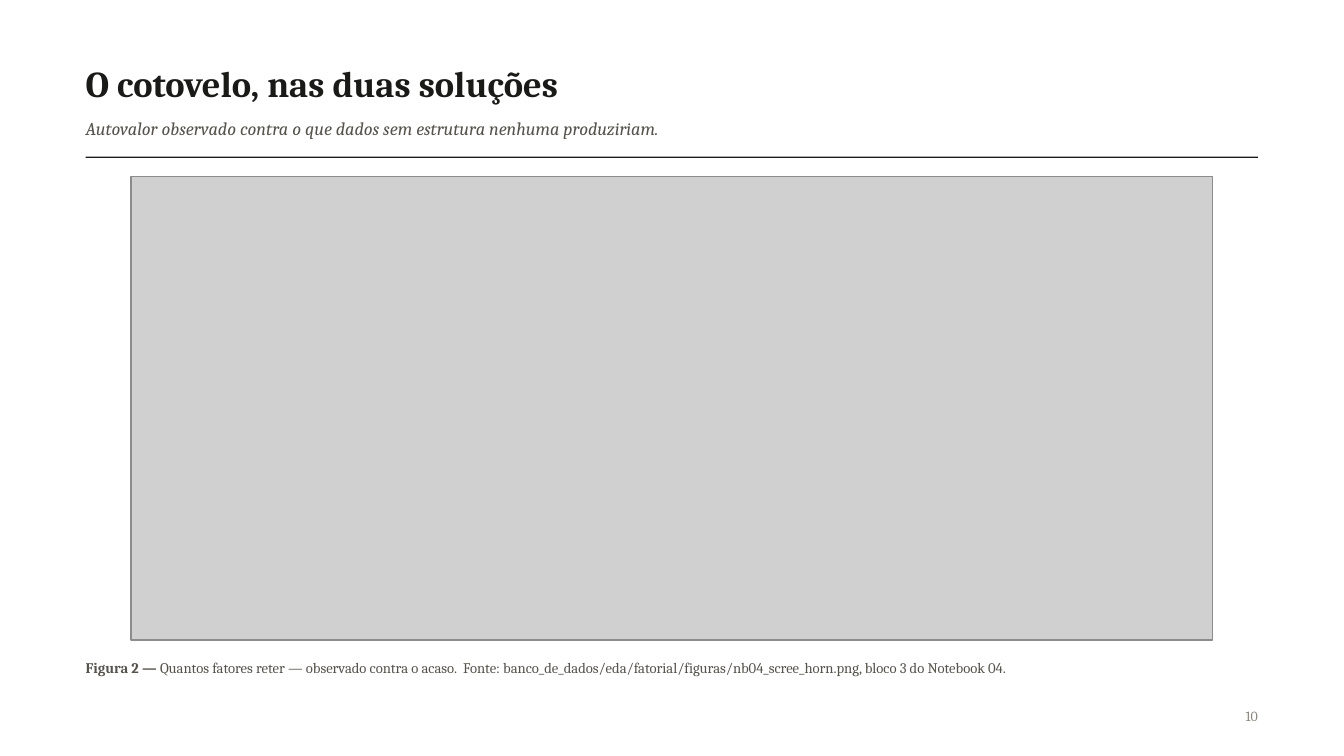
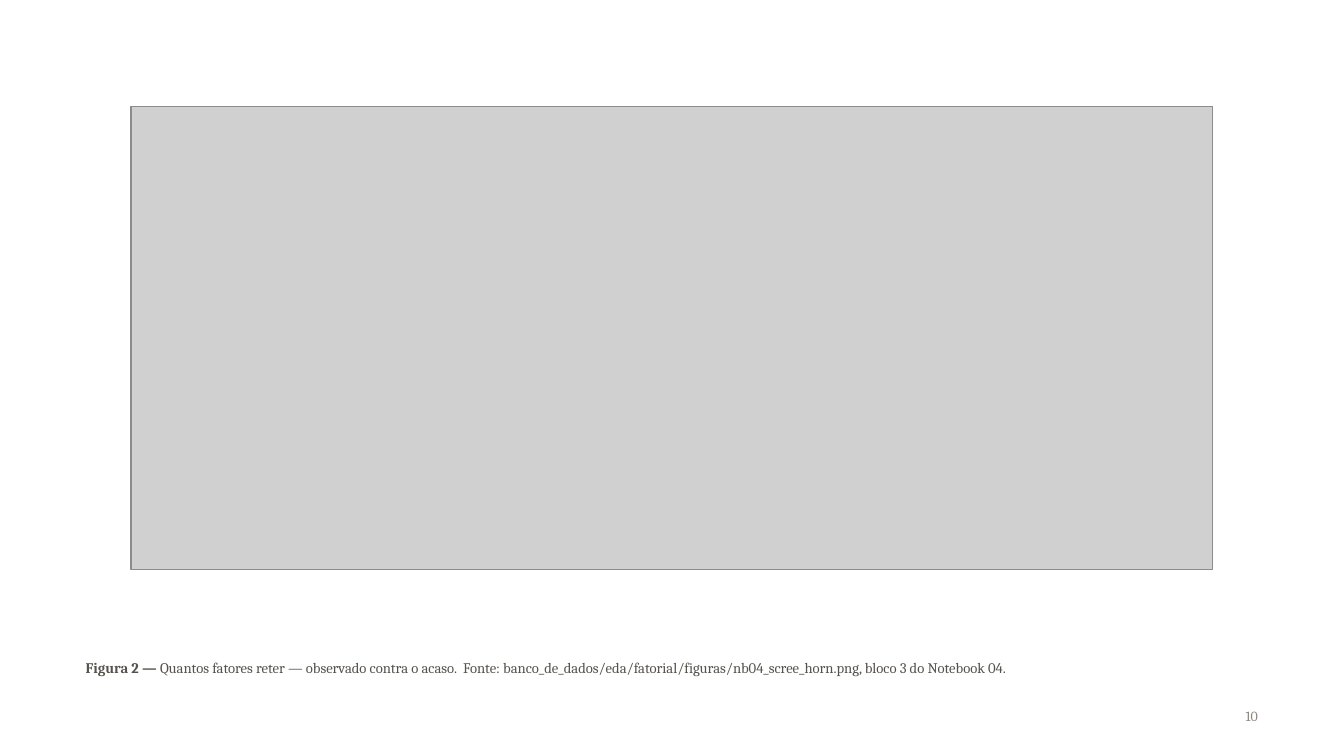
Before and after one commit to pedrinndias/Projeto_IVS_Censo, a slide deck: slide 10 of docs/Apresentacoes_IVS/Analise_Fatorial_NB04_2026-09.pptx. Drawn at 1344x756 pixels with LibreOffice and Linux fonts; fonts in the diff are those of the drawing; grey boxes stand for pictures. Boxes give left, top, right and bottom in pixels: in the first picture for what was removed or moved away, otherwise in the second. Text is boxed around its words. In the diff, an @@ line names an element or a change of style, - is before the commit and + after.

```diff
--- a/docs/Apresentacoes_IVS/Analise_Fatorial_NB04_2026-09.pptx
+++ b/docs/Apresentacoes_IVS/Analise_Fatorial_NB04_2026-09.pptx
@@ text removed at (86,71,558,105) @@
-O cotovelo, nas duas soluções
@@ picture: place and size @@
-picture at (131,176,1213,640)
+picture at (131,106,1213,570)
@@ text removed at (86,122,658,139) @@
-Autovalor observado contra o que dados sem estrutura nenhuma produziriam.
@@ line removed from (86, 157) to (1258, 157) @@
```
Also in this commit, not shown: 30 other slides changed, 51 slides added, 1 slide removed.
